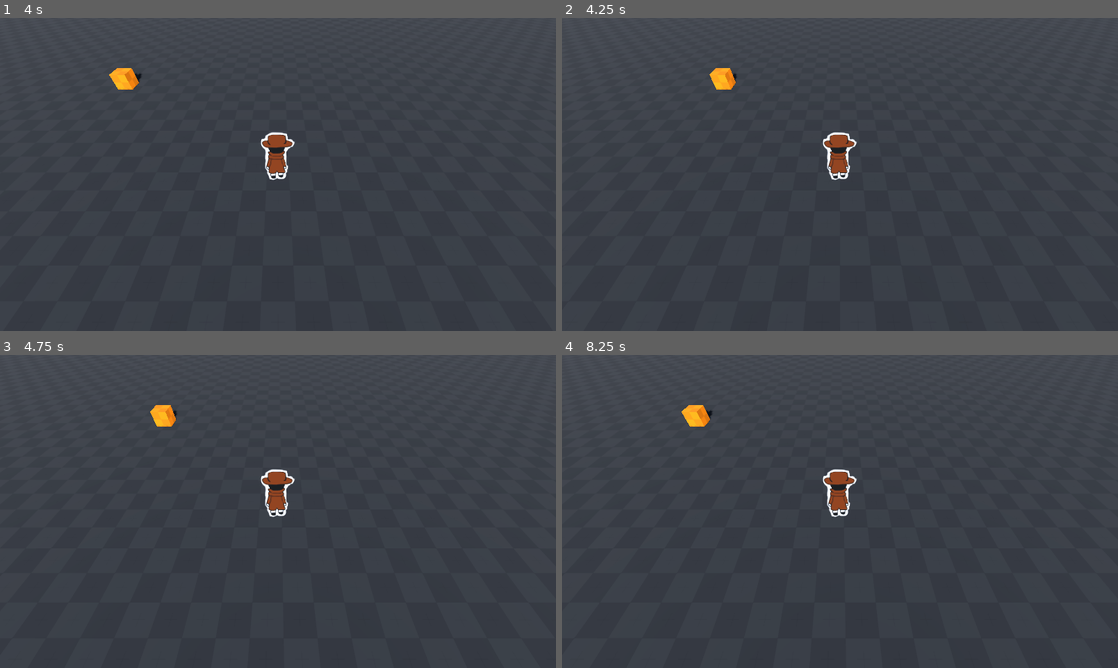
Above: before the commit, frames 1-4 (two rows, left to right).
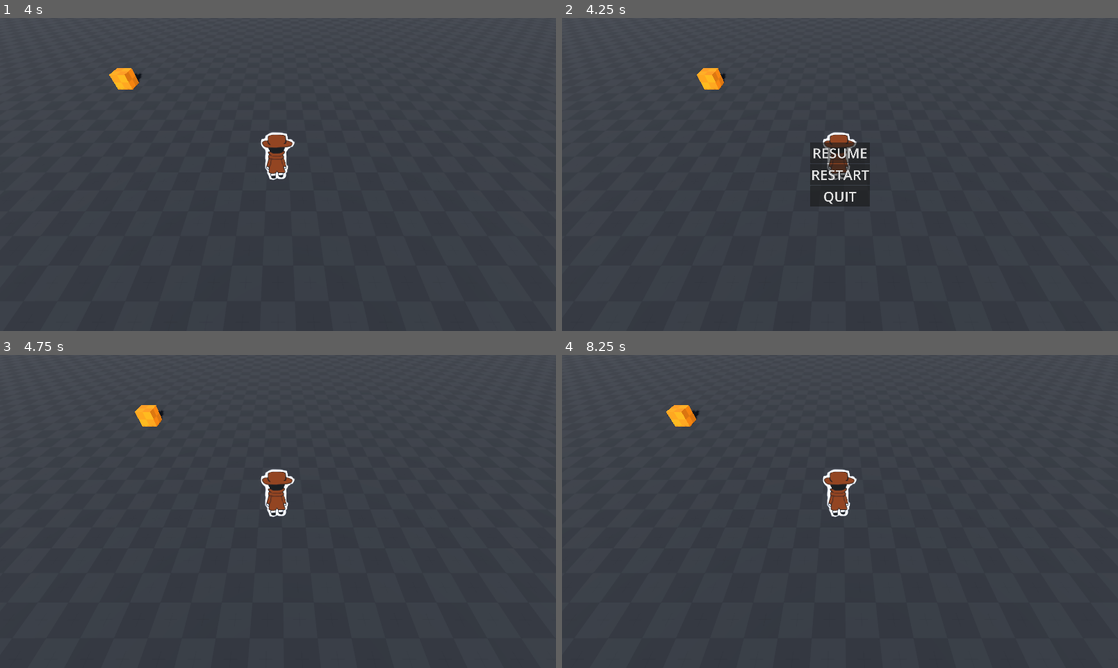
Above: after the commit, the same moments.

Repository: CogitoErgoSum01/teamproject
Game: Godot game, scene res://maps/debug.tscn
The game is run twice, just before and just after one commit, with the same random seed, the same clock (stepped at 60 frames per second) and the same inputs.
Inputs (mouse positions are in pixels of both pictures, inside the frame that each line leads up to):
- Up to frame 1 (4 s): move the mouse to (400, 158) at 0.52 s; press the mouse at (400, 158) at 0.53 s; hold D (right) 0.53-1.28 s; move the mouse to (166, 190) at 1.27 s; release the mouse at (166, 190) at 1.28 s; hold S (down) 1.28-2.03 s; click (166, 190) at 1.35 s; move the mouse to (333, 105) at 2.02 s; press the mouse at (333, 105) at 2.03 s; hold D (right) 2.03-2.78 s; move the mouse to (250, 237) at 2.77 s; release the mouse at (250, 237) at 2.78 s; hold W (up) 2.78-3.53 s; click (250, 237) at 2.85 s; move the mouse to (444, 221) at 3.52 s; press the mouse at (444, 221) at 3.53 s; hold A (left) from 3.53 s (still down)
- Up to frame 2 (4.25 s): keep holding A (left); tap Escape (pause, bound only after the commit) at 4.15 s
- Up to frame 3 (4.75 s): release A (left) at 4.25 s; release the mouse at (444, 558) at 4.25 s; click (278, 489) at 4.25 s, where only the run after the commit has a clickable "RESUME"
- Up to frame 4 (8.25 s): tap Enter at 5 s; move the mouse to (673, 464) at 5.02 s; hold A (left) 5.03-5.78 s; click (673, 464) at 5.1 s; move the mouse to (867, 511) at 5.77 s; press the mouse at (867, 511) at 5.78 s; hold S (down) 5.78-6.53 s; move the mouse to (756, 433) at 6.52 s; release the mouse at (756, 433) at 6.53 s; hold D (right) 6.53-7.28 s; click (756, 433) at 6.6 s; move the mouse to (962, 495) at 7.27 s; press the mouse at (962, 495) at 7.28 s; hold W (up) 7.28-8.03 s; move the mouse to (728, 527) at 8.02 s; release the mouse at (728, 527) at 8.03 s; hold D (right) from 8.03 s (still down); click (728, 527) at 8.1 s

Frame 1 is identical in both runs. In frame 2, 1.9% of the frame differs, in the area x 24-56%, y 16-61%; in frame 3, 0.4%; in frame 4, 0.5%.

Commit message:
Added pause menu
press esc to pause the game

Diff:
--- a/project.godot
+++ b/project.godot
@@ -55,6 +55,11 @@
 "events": [Object(InputEventMouseButton,"resource_local_to_scene":false,"resource_name":"","device":-1,"window_id":0,"a …(258 unchanged characters)…
 ]
 }
+pause={
+"deadzone": 0.2,
+"events": [Object(InputEventKey,"resource_local_to_scene":false,"resource_name":"","device":-1,"window_id":0,"alt_pressed":false,"shift_pressed":false,"ctrl_pressed":false,"meta_pressed":false,"pressed":false,"keycode":0,"physical_keycode":4194305,"key_label":0,"unicode":0,"location":0,"echo":false,"script":null)
+]
+}
 
 [physics]
 
--- /dev/null
+++ b/scenes/player/hud.gd
@@ -0,0 +1,22 @@
+extends CanvasLayer
+
+func _input(event: InputEvent) -> void:
+	if event.is_action_pressed("pause"):
+		$pause_menu.visible = true
+		get_tree().paused = true
+
+
+
+func _on_resume_pressed() -> void:
+	get_tree().paused = false
+	$pause_menu.visible = false
+
+
+func _on_restart_pressed() -> void:
+	get_tree().paused = false
+	get_tree().reload_current_scene()
+
+
+func _on_quit_pressed() -> void:
+	get_tree().paused = false
+	get_tree().quit()
--- a/scenes/player/player.tscn
+++ b/scenes/player/player.tscn
@@ -2,6 +2,7 @@
 
 [ext_resource type="Script" uid="uid://bhuhviflv02kq" path="res://scripts/player.gd" id="1_8afob"]
 [ext_resource type="Texture2D" uid="uid://cf6j0jhwilyss" path="res://assets/player/prototype_player.png" id="2_dovo2"]
+[ext_resource type="Script" uid="uid://cxdhfsknx1lhy" path="res://scenes/player/hud.gd" id="3_gmlin"]
 
 [sub_resource type="SphereShape3D" id="SphereShape3D_8afob"]
 
@@ -41,3 +42,41 @@
 transform = Transform3D(1, 0, 0, 0, 1, 0, 0, 0, 1, 0, -0.2, 0)
 target_position = Vector3(0, 0, -10)
 debug_shape_custom_color = Color(0, 1, 0, 1)
+
+[node name="HUD" type="CanvasLayer" parent="." unique_id=626958008]
+script = ExtResource("3_gmlin")
+
+[node name="pause_menu" type="VBoxContainer" parent="HUD" unique_id=1942910489]
+process_mode = 2
+visible = false
+anchors_preset = 8
+anchor_left = 0.5
+anchor_top = 0.5
+anchor_right = 0.5
+anchor_bottom = 0.5
+offset_left = -20.0
+offset_top = -20.0
+offset_right = 20.0
+offset_bottom = 20.0
+grow_horizontal = 2
+grow_vertical = 2
+metadata/_edit_lock_ = true
+
+[node name="resume" type="Button" parent="HUD/pause_menu" unique_id=1750824691]
+layout_mode = 2
+theme_override_font_sizes/font_size = 64
+text = "RESUME"
+
+[node name="restart" type="Button" parent="HUD/pause_menu" unique_id=1092336405]
+layout_mode = 2
+theme_override_font_sizes/font_size = 64
+text = "RESTART"
+
+[node name="quit" type="Button" parent="HUD/pause_menu" unique_id=723451013]
+layout_mode = 2
+theme_override_font_sizes/font_size = 64
+text = "QUIT"
+
+[connection signal="pressed" from="HUD/pause_menu/resume" to="HUD" method="_on_resume_pressed"]
+[connection signal="pressed" from="HUD/pause_menu/restart" to="HUD" method="_on_restart_pressed"]
+[connection signal="pressed" from="HUD/pause_menu/quit" to="HUD" method="_on_quit_pressed"]
Not shown, added: scenes/player/hud.gd.uid
